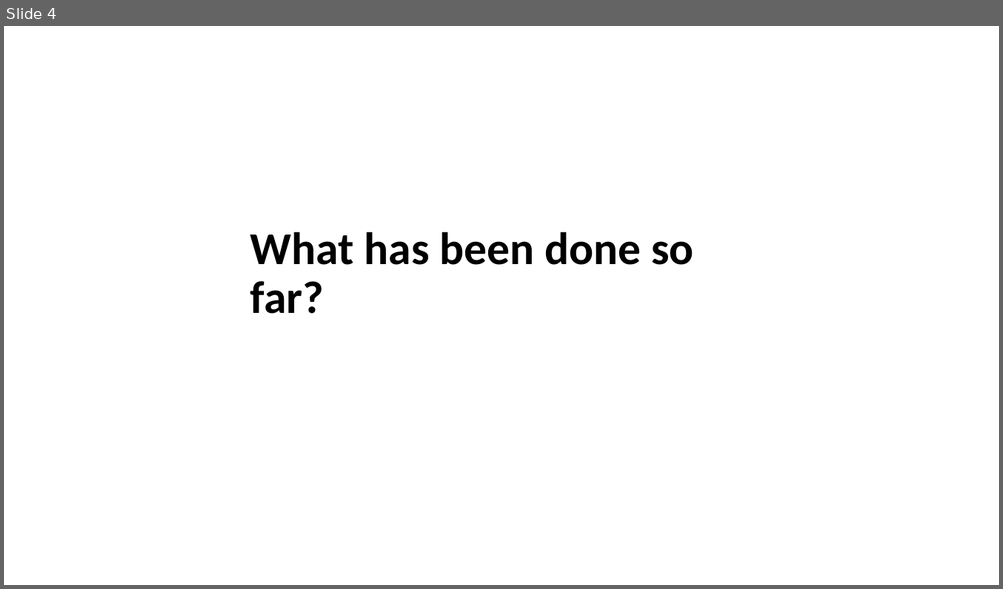
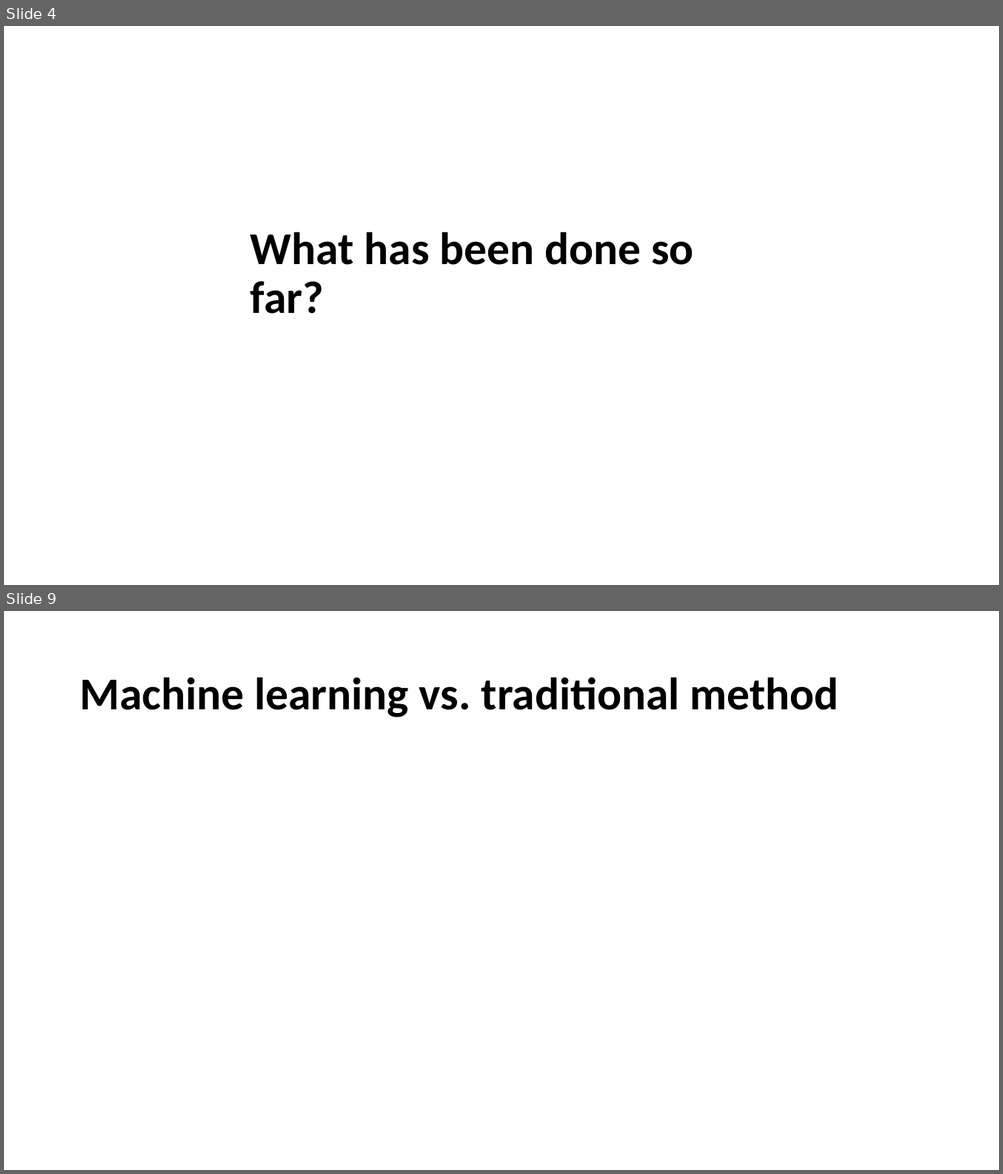
Before and after one commit to kylemjonesislanders/md-anderson, a slide deck: spectral-unmixing/ppt_presentations/midterm_project_report.pptx. Shown one above the other, each under a label of ours: slide 4 before the commit, slides 4 and 9 after it; the slides between them are not shown. The pictures are 1003x589 and 1003x1174 pixels, drawn with LibreOffice and Linux fonts; fonts in the diff are those of the drawing. Boxes give left, top, right and bottom in pixels: in the first picture for what was removed or moved away, otherwise in the second. Text is boxed around its words. In the diff, an @@ line names an element or a change of style, - is before the commit and + after.

```diff
--- a/spectral-unmixing/ppt_presentations/midterm_project_report.pptx
+++ b/spectral-unmixing/ppt_presentations/midterm_project_report.pptx
@@ slide 9 added at box(4, 611, 999, 1170), background #FFFFFF @@
@@ title added at box(79, 677, 839, 718), 44 pt, text #000000, bold @@
+Machine learning vs. traditional method
```
Also in this commit, not shown: 3 slides changed, 3 other slides added.
